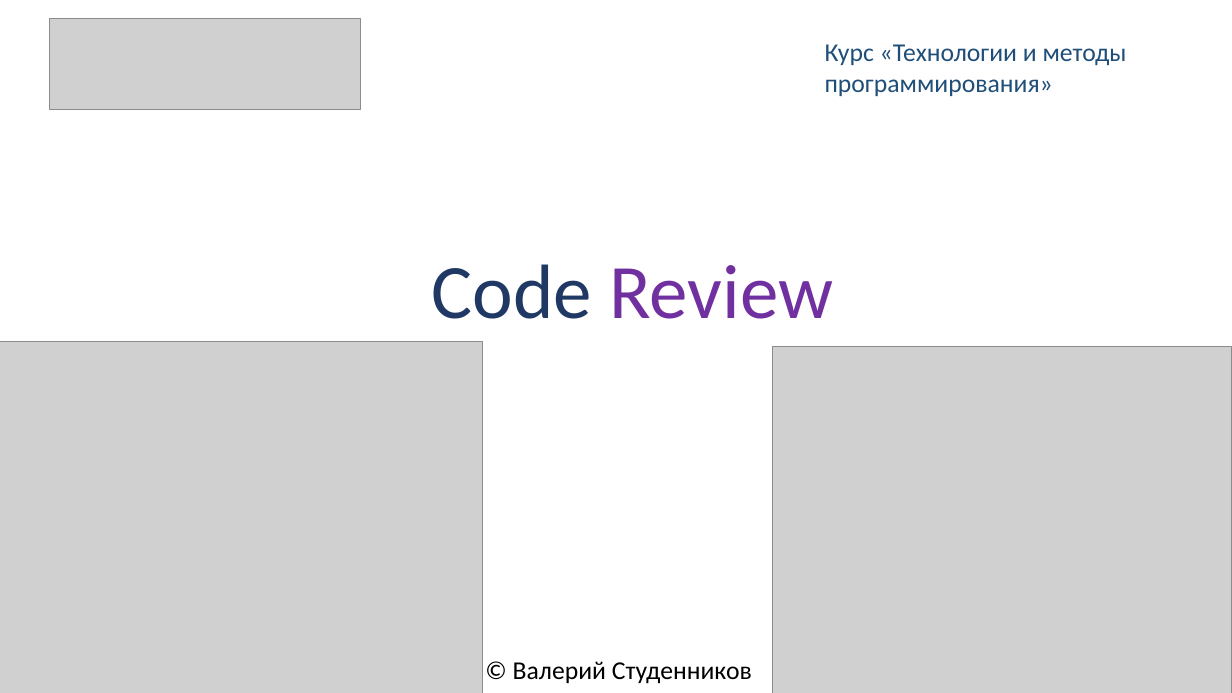
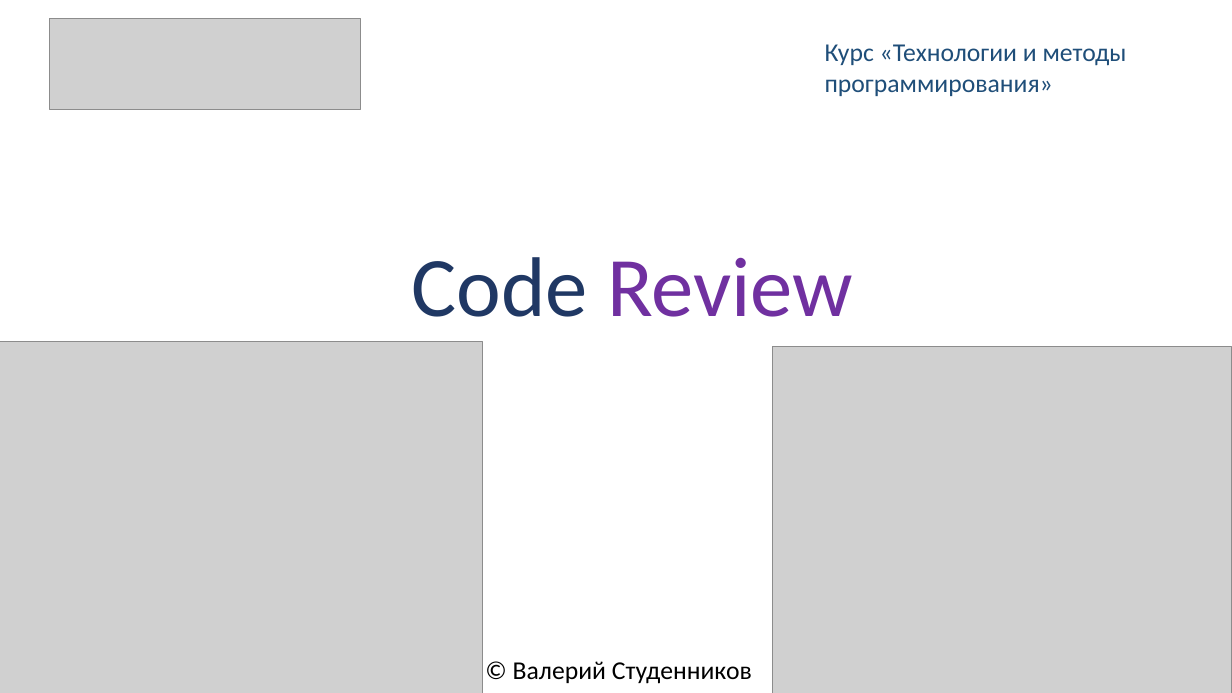
Before and after one commit to xtrueman/prog_instruments, a slide deck: slide 1 of presentations/CodeReview.pptx. Drawn at 1232x693 pixels with LibreOffice and Linux fonts; fonts in the diff are those of the drawing; grey boxes stand for pictures. Boxes give left, top, right and bottom in pixels: in the first picture for what was removed or moved away, otherwise in the second. Text is boxed around its words. In the diff, an @@ line names an element or a change of style, - is before the commit and + after.

Commit message:
upd CodeReview

```diff
--- a/presentations/CodeReview.pptx
+++ b/presentations/CodeReview.pptx
@@ title "Code Review" at <box>412,257,853,317</box>: size 60 to 66 pt @@
```
Also in this commit, not shown: 3 other slides changed, 4 slides added, 1 other file.
